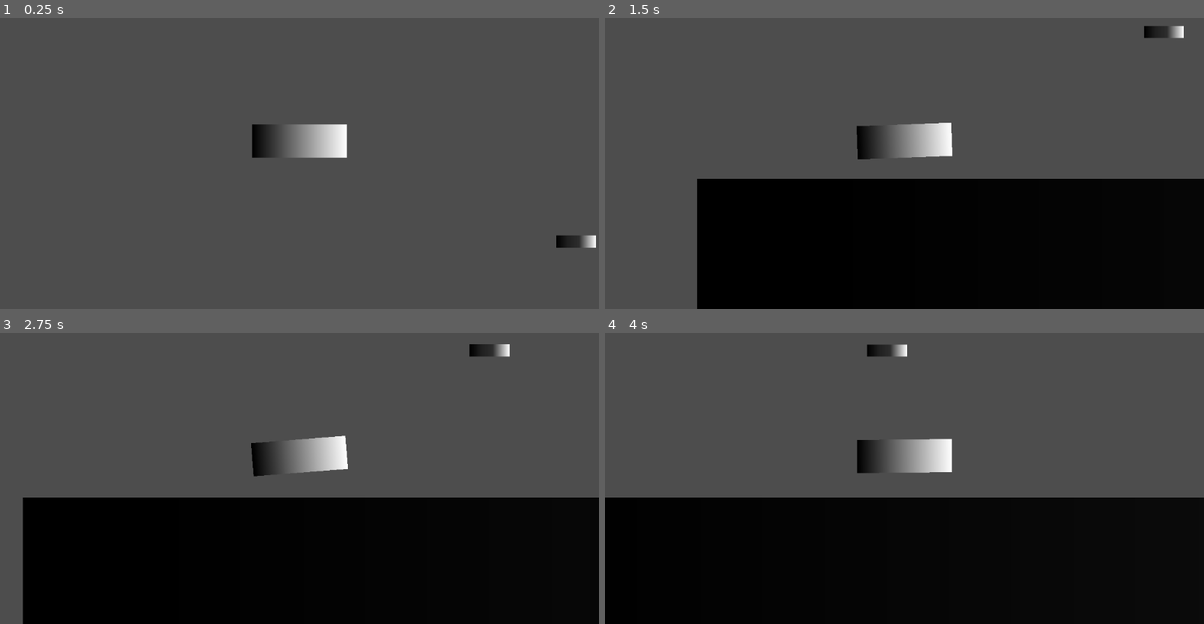
Above: before the commit, frames 1-4 (two rows, left to right).
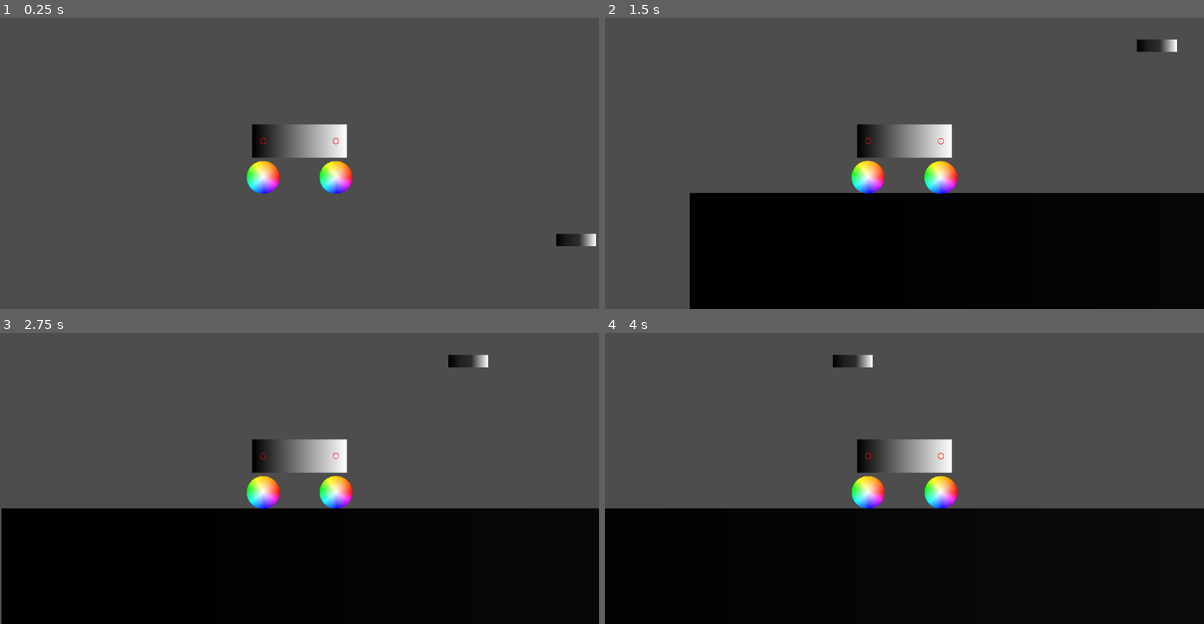
Above: after the commit, the same moments.

Repository: pmarkee/cargaem_demo
Game: Godot game, scene res://Main.tscn
The game is run twice, just before and just after one commit, with the same random seed, the same clock (stepped at 60 frames per second) and the same inputs.
Inputs:
- Up to frame 1 (0.25 s): no input
- Up to frame 2 (1.5 s): hold Right (ui_right) 0.53-1.28 s; tap Space (ui_select) at 0.77 s
- Up to frame 3 (2.75 s): tap Space (ui_select) at 1.52 s; hold Right (ui_right) from 2.03 s (still down)
- Up to frame 4 (4 s): tap Space (ui_select) at 3.02, 3.77 s; release Right (ui_right) at 3.53 s

The runs differ from the first frame. In frame 1, 1.1% of the frame differs, in the area x 41-100%, y 41-79%; in frame 2, 5.8%; in frame 3, 6.6%, in the area x 0-100%, y 3-100%; in frame 4, 5.1%.

Commit message:
Add v2 single raycast suspension

Diff:
--- a/Main.tscn
+++ b/Main.tscn
@@ -18,6 +18,7 @@
 
 [node name="Vehicle" parent="." instance=ExtResource("2_yae0x")]
 position = Vector2(366, 88)
+variant = 3
 
 [node name="Obstacle" type="StaticBody2D" parent="."]
 position = Vector2(898, 309)
--- a/Vehicle.gd
+++ b/Vehicle.gd
@@ -3,7 +3,12 @@
 const ACCELERATION_FORCE = 500
 const BRAKING_FORCE = 700
 
-enum SuspensionVariant {V1_SINGLERAY, V1_MULTIRAY_ANGLE, V1_MULTIRAY_PARALLEL}
+enum SuspensionVariant {
+	V1_SINGLERAY,
+	V1_MULTIRAY_ANGLE,
+	V1_MULTIRAY_PARALLEL,
+	V2_SINGLERAY
+}
 
 @export var variant = SuspensionVariant.V1_SINGLERAY
 @export var wheelbase = 70
@@ -17,6 +22,8 @@
 		scene_to_load = "res://Wheel_v1_multiray_parallel.tscn"
 	elif variant == SuspensionVariant.V1_MULTIRAY_ANGLE:
 		scene_to_load = "res://Wheel_v1_multiray_angle.tscn"
+	elif variant == SuspensionVariant.V2_SINGLERAY:
+		scene_to_load = "res://Wheel_v2_singleray.tscn"
 
 	var wheel_scene = load(scene_to_load)
 	var FrontWheel = wheel_scene.instantiate()
--- a/Vehicle.tscn
+++ b/Vehicle.tscn
@@ -29,6 +29,6 @@
 texture = SubResource("GradientTexture2D_4c2x2")
 
 [node name="GroundContactRayCast" type="RayCast2D" parent="Body"]
-target_position = Vector2(0, 100)
+target_position = Vector2(0, 200)
 
 [node name="Camera2D" type="Camera2D" parent="Body"]
--- /dev/null
+++ b/Wheel_v2_singleray.gd
@@ -0,0 +1,32 @@
+extends Node2D
+
+
+@export var stiffness: float = 1500
+@export var damping: float = 5
+@export var wheel_radius: float = 31
+
+@onready var suspension_rest_dist: float = $Ray.position.y - $SuspensionMountPoint.position.y
+@onready var car = get_parent()
+@onready var prev_spring_length: float = suspension_rest_dist
+
+
+func _ready():
+	$Ray.target_position.y = wheel_radius
+
+
+func _physics_process(delta):
+	if $Ray.is_colliding():
+		# We shoot the ray from the wheel hub
+		var ray_origin = $Ray.global_position
+		var ray_dst = $Ray.get_collision_point()
+		var distance = ray_dst.distance_to(ray_origin)
+
+		var spring_length = clamp(suspension_rest_dist - wheel_radius + distance, 0, suspension_rest_dist)
+		var spring_force = stiffness * (suspension_rest_dist - spring_length)
+		var spring_velocity = (prev_spring_length - spring_length) / delta
+		prev_spring_length = spring_length
+		var damping_force = damping * spring_velocity
+
+		var wheelhub_point = Vector2(ray_dst.x, ray_dst.y - wheel_radius)
+		var force_to_add = Vector2.UP * (spring_force + damping_force)
+		car.apply_force(force_to_add, wheelhub_point - car.global_position)
--- /dev/null
+++ b/Wheel_v2_singleray.tscn
@@ -0,0 +1,24 @@
+[gd_scene load_steps=4 format=3 uid="uid://du0c1g2kn6f2p"]
+
+[ext_resource type="Script" path="res://Wheel_v2_singleray.gd" id="1_w8kwi"]
+[ext_resource type="Texture2D" uid="uid://gc1k5y8fcf7m" path="res://assets/reddot.png" id="2_l3jn3"]
+[ext_resource type="Texture2D" uid="uid://uc3gcbdjmfib" path="res://assets/557e3ddb17b5ebe5975a9d31f52d960a-4291646626.png" id="2_ssan1"]
+
+[node name="Wheel" type="Node2D"]
+script = ExtResource("1_w8kwi")
+stiffness = 3000.0
+damping = 50.0
+
+[node name="Ray" type="RayCast2D" parent="."]
+position = Vector2(0, 70)
+
+[node name="SuspensionMountPoint" type="Node2D" parent="."]
+
+[node name="Sprite2D" type="Sprite2D" parent="SuspensionMountPoint"]
+scale = Vector2(0.01, 0.01)
+texture = ExtResource("2_l3jn3")
+
+[node name="Sprite2D" type="Sprite2D" parent="."]
+position = Vector2(0, 70)
+scale = Vector2(0.11, 0.11)
+texture = ExtResource("2_ssan1")
--- a/project.godot
+++ b/project.godot
@@ -17,4 +17,5 @@
 
 [physics]
 
-common/physics_ticks_per_second=100
+common/physics_ticks_per_second=500
+2d/physics_engine="GodotPhysics2D"
Binary file added: assets/reddot.png
Not shown, added: assets/reddot.png.import
